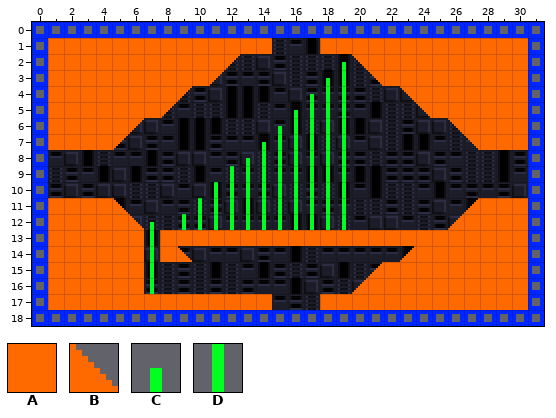
Two states of a Tiled map, Assets/tiled/TiledPrefab_0_home_area_0,0.tmx. The picture above was drawn from the file before the commit.
Cells are 8x8 px. Shown: x 0..31, y 0..18.
Key: from "Prototype Orange": A 0, B 2, C 29, D 34.
_ is an empty cell, # one hidden under a higher layer.
Layers that did not change in this view are not listed.
Layer "Geometry_Prototype" before, first column x 3:
11 AAB__________
12 AAAB_________
13 AAAA_#_______
14 AAAA_AB______
15 AAAA_________
16 AAAA_________
17 AAAAAAAAAAAA_
18 _____________
Layer "Geometry" before, first column x 4:
11 ________________________
12 ________________________
13 ____AAAAAAAAAAAAAAAAA___
14 ________________________
15 ________________________
16 ________________________
17 ________________________
18 ________________________
Layer "Items - HIDE ME" before, first column x 3:
 0 ____________________
 1 ____________________
 2 ________________C___
 3 _______________CD___
 4 ______________CDD___
 5 _____________CDDD___
 6 ____________CDDDD___
 7 ___________CDDDDD___
 8 __________CDDDDDD___
 9 _________DDDDDDDD___
10 ________DDDDDDDDD___
11 _______DDDDDDDDDD___
12 ____C_DDDDDDDDDDD___
13 ____D_______________
14 ____D_______________
15 ____D_______________
16 ____D_______________
17 ____________________
18 ____________________
After the commit:
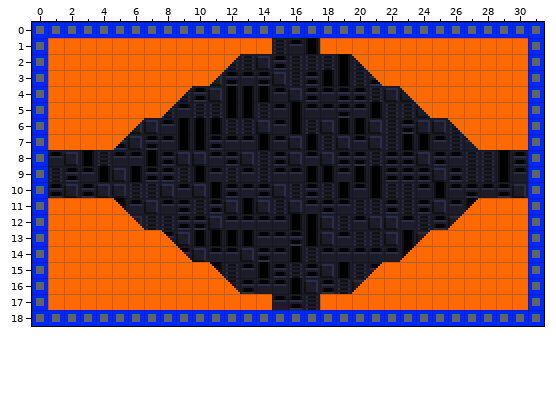
Message: - Seperated the large pyramid area into smaller chunks as Tiled2Unity is no longer correctly exporting meshes.
Changes in this commit:
Layer "Geometry_Prototype":
y 13..14: x 7 _ -> A
y 15: x 7..11 _____ -> AAAAB
y 16: x 7..12 ______ -> AAAAAB
Layer "Geometry":
y 13: x 8..24 AAAAAAAAAAAAAAAAA -> _________________
Layer "Items - HIDE ME":
y 2: x 19 C -> _
y 3: x 18..19 CD -> __
y 4: x 17..19 CDD -> ___
y 5: x 16..19 CDDD -> ____
y 6: x 15..19 CDDDD -> _____
y 7: x 14..19 CDDDDD -> ______
y 8: x 13..19 CDDDDDD -> _______
y 9: x 12..19 DDDDDDDD -> ________
y 10: x 11..19 DDDDDDDDD -> _________
y 11: x 10..19 DDDDDDDDDD -> __________
y 12: x 7 C -> _; x 9..19 DDDDDDDDDDD -> ___________
y 13..16: x 7 D -> _
Pixel boxes of the changes (left, top, right, bottom) in both pictures:
changed: (144, 62, 430, 294)
